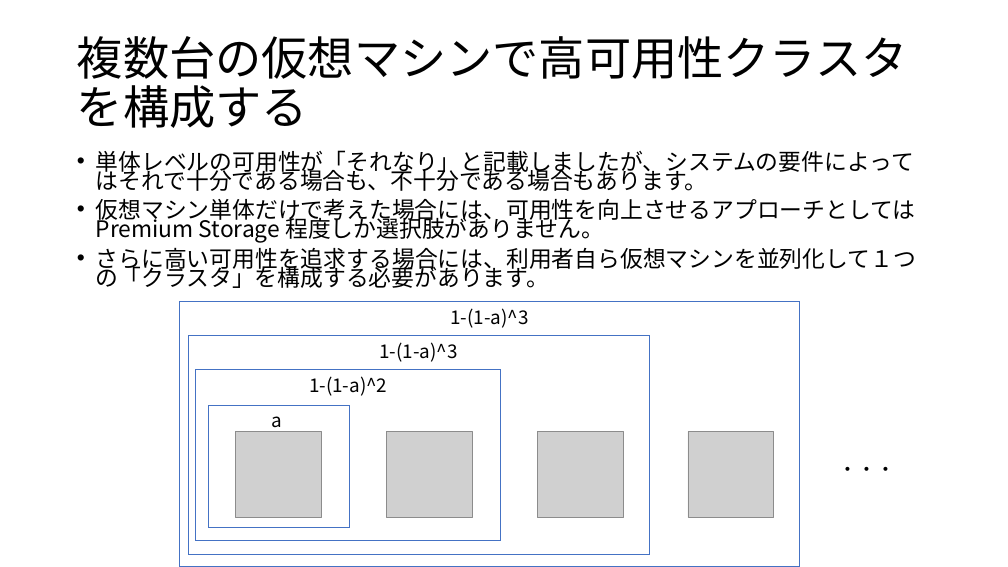
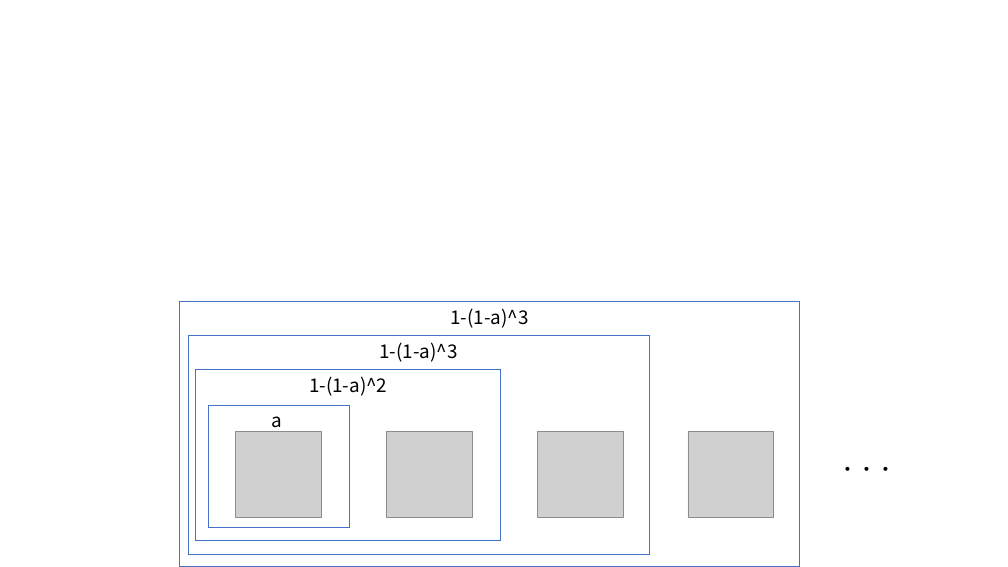
Before and after one commit to ayuina/ainaba-csa-blog, a slide deck: slide 5 of azure-vm-availability/images/figures.pptx (slide 17 before the commit). Drawn at 1008x567 pixels with LibreOffice and Linux fonts; fonts in the diff are those of the drawing; grey boxes stand for pictures. Boxes give left, top, right and bottom in pixels: in the first picture for what was removed or moved away, otherwise in the second. Text is boxed around its words. In the diff, an @@ line names an element or a change of style, - is before the commit and + after.

```diff
--- a/azure-vm-availability/images/figures.pptx
+++ b/azure-vm-availability/images/figures.pptx
@@ title removed at [77, 36, 908, 128] @@
-複数台の仮想マシンで高可用性クラスタを構成する
@@ text removed at [96, 150, 916, 288] @@
-• 単体レベルの可用性が「それなり」と記載しましたが、システムの要件によってはそれで十分である場合も、不十分である場合もあります。
-• 仮想マシン単体だけで考えた場合には、可用性を向上させるアプローチとしては Premium Storage 程度しか選択肢がありません。
-• さらに高い可用性を追求する場合には、利用者自ら仮想マシンを並列化して１つの「クラスタ」を構成する必要があります。
```
Also in this commit, not shown: 2 other slides changed, 25 slides removed, 7 other files.
